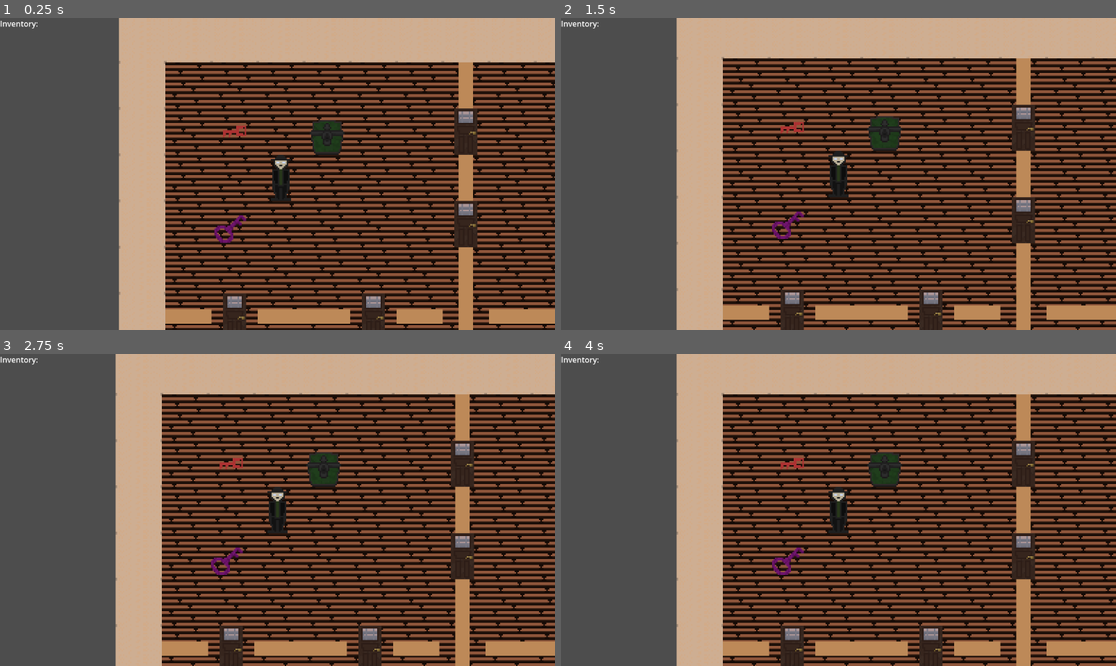
Above: before the commit, frames 1-4 (two rows, left to right).
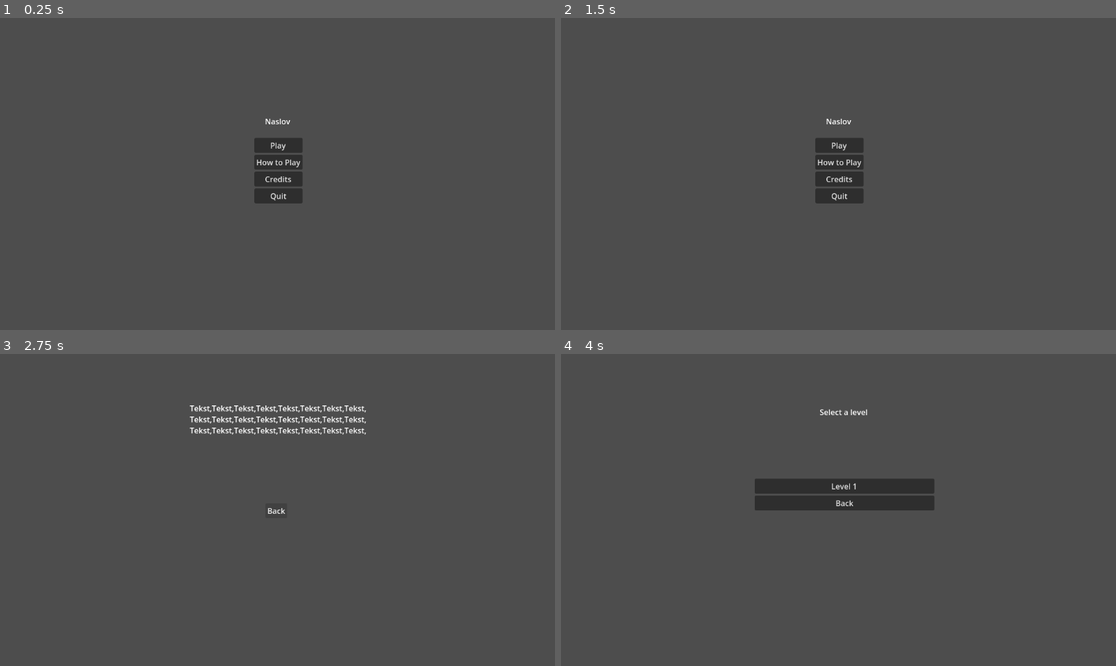
Above: after the commit, the same moments.

Repository: Akarnik0/TimeGame
Game: Godot game, scene res://Scenes/Menu/menu.tscn
Same seed, same stepped clock (60 frames per second), same inputs: the game is played once before the commit and once after it. Before the commit the project starts from res://Scenes/level.tscn.
Inputs (mouse positions are in pixels of both pictures, inside the frame that each line leads up to):
- Up to frame 1 (0.25 s): no input
- Up to frame 2 (1.5 s): click (838, 161) at 0.5 s, where only the run after the commit has a clickable "How to Play"; click (838, 174) at 1.25 s, where only the run after the commit has a clickable "Back"
- Up to frame 3 (2.75 s): click (277, 516) at 2 s, where only the run after the commit has a clickable "Credits"
- Up to frame 4 (4 s): click (838, 510) at 2.75 s, where only the run after the commit has a clickable "Back"; click (838, 481) at 3.5 s, where only the run after the commit has a clickable "Play"

The runs differ from the first frame. In frame 1, 78% of the frame differs, in the area x 0-100%, y 0-100%; in frame 2, 79%; in frame 3, 79%; in frame 4, 79%.

Commit message:
Dodat meni
Dugmici i nekoliko novih scena:
Meni scena
Credits Scena
How to play scena
Level Select scena
Quit dugme

Diff:
--- a/Scenes/level.tscn
+++ b/Scenes/Level/level.tscn
@@ -1,41 +1,41 @@
 [gd_scene load_steps=37 format=4 uid="uid://cnx16dmfkhusg"]
 
-[ext_resource type="Script" uid="uid://ckklj8718nab7" path="res://Scripts/LevelScripts/LevelName.gd" id="1_754fn"]
-[ext_resource type="Texture2D" uid="uid://bpibje1hbd5lv" path="res://Assets/TileAssets/DrveniPodovi.png" id="3_6y3s5"]
-[ext_resource type="Script" uid="uid://v0w8xmff0klu" path="res://Scripts/CharacterScripts/CharacterMovement.gd" id="3_81xng"]
-[ext_resource type="Texture2D" uid="uid://juvi04svfs4n" path="res://Assets/TileAssets/Zidovi.png" id="4_u0did"]
-[ext_resource type="Texture2D" uid="uid://b04kyohlxbp22" path="res://Assets/CharacterAssets/WalterWeiss.png" id="4_wqkje"]
-[ext_resource type="Texture2D" uid="uid://dcrha5lateckf" path="res://Assets/TileAssets/DrugiPodovi.png" id="5_53r2q"]
-[ext_resource type="Texture2D" uid="uid://pr7b2j3wlh1a" path="res://Assets/TileAssets/Test.png" id="6_u0did"]
-[ext_resource type="Script" uid="uid://c320y13w205iv" path="res://Scripts/CameraScripts/Camera_script.gd" id="8_crh0w"]
-[ext_resource type="PackedScene" uid="uid://ceq4ny3rxb57y" path="res://Scenes/Switch/Light_switch.tscn" id="8_vofx3"]
-[ext_resource type="Script" uid="uid://cjr0m7lhpqaaw" path="res://Scripts/GuiScripts/Gui.gd" id="9_ha31o"]
-[ext_resource type="PackedScene" uid="uid://ckjv184cin1d1" path="res://Scenes/Interact/Item.tscn" id="9_qxfql"]
-[ext_resource type="PackedScene" uid="uid://b5fhu0u18g00p" path="res://Scenes/Interact/Box.tscn" id="11_pa6b8"]
-[ext_resource type="Texture2D" uid="uid://buv8bxl5j7dhp" path="res://Assets/Item/Box/image (4).webp" id="13_nngtn"]
-[ext_resource type="PackedScene" uid="uid://143uwfw0ymrk" path="res://Scenes/Interact/door.tscn" id="13_pa6b8"]
-[ext_resource type="Texture2D" uid="uid://kthk54xq4sl3" path="res://Assets/Item/Box/image.webp" id="14_2klc5"]
-[ext_resource type="Texture2D" uid="uid://xfpwwdwvvlm" path="res://Assets/Item/Key/KeyRed.png" id="16_00k4y"]
-[ext_resource type="Texture2D" uid="uid://cs05x4wkv0sqx" path="res://Assets/Item/Key/KeyGreen.png" id="16_nngtn"]
-[ext_resource type="Texture2D" uid="uid://bmrqodohmguvd" path="res://Assets/Item/Box/image (2).webp" id="17_nngtn"]
-[ext_resource type="Texture2D" uid="uid://wd5yu26wib2" path="res://Assets/Item/Key/KeyPurple.png" id="18_3a44l"]
-[ext_resource type="Texture2D" uid="uid://csyth6vu4e7xn" path="res://Assets/Item/Box/image (3).webp" id="19_0cmrb"]
-[ext_resource type="Texture2D" uid="uid://cnfbq5funtjhd" path="res://Assets/Item/Key/KeyOrange.png" id="19_00k4y"]
-[ext_resource type="PackedScene" uid="uid://lhunmjjpu43q" path="res://Scenes/Switch/blocker.tscn" id="20_3a44l"]
-[ext_resource type="Texture2D" uid="uid://bmxo4e3orejf7" path="res://Assets/Item/RedKey.png" id="20_pnhnk"]
-[ext_resource type="Texture2D" uid="uid://bc7hnu55ynljp" path="res://Assets/Item/Box/image (1).webp" id="22_6y3s5"]
-[ext_resource type="Texture2D" uid="uid://bo4wi7wpem2dn" path="res://Assets/Item/Special/Hammer.png" id="26_bp4cd"]
-[ext_resource type="PackedScene" uid="uid://bpfqk5a8vfod5" path="res://Scenes/Interact/Machine.tscn" id="26_u0did"]
+[ext_resource type="Script" uid="uid://ckklj8718nab7" path="res://Scripts/LevelScripts/LevelName.gd" id="1_ys8ws"]
+[ext_resource type="Script" uid="uid://cjr0m7lhpqaaw" path="res://Scripts/GuiScripts/Gui.gd" id="2_uoegf"]
+[ext_resource type="Texture2D" uid="uid://bpibje1hbd5lv" path="res://Assets/TileAssets/DrveniPodovi.png" id="3_1iivn"]
+[ext_resource type="Texture2D" uid="uid://juvi04svfs4n" path="res://Assets/TileAssets/Zidovi.png" id="4_sfk2b"]
+[ext_resource type="Texture2D" uid="uid://dcrha5lateckf" path="res://Assets/TileAssets/DrugiPodovi.png" id="5_hgy28"]
+[ext_resource type="Texture2D" uid="uid://pr7b2j3wlh1a" path="res://Assets/TileAssets/Test.png" id="6_wl3kh"]
+[ext_resource type="Script" uid="uid://c320y13w205iv" path="res://Scripts/CameraScripts/Camera_script.gd" id="7_6y0s5"]
+[ext_resource type="Script" uid="uid://v0w8xmff0klu" path="res://Scripts/CharacterScripts/CharacterMovement.gd" id="8_yihsj"]
+[ext_resource type="Texture2D" uid="uid://b04kyohlxbp22" path="res://Assets/CharacterAssets/WalterWeiss.png" id="9_ygpw5"]
+[ext_resource type="PackedScene" uid="uid://143uwfw0ymrk" path="res://Scenes/Interact/door.tscn" id="10_f7j76"]
+[ext_resource type="PackedScene" uid="uid://lhunmjjpu43q" path="res://Scenes/Switch/blocker.tscn" id="11_ssheq"]
+[ext_resource type="PackedScene" uid="uid://b5fhu0u18g00p" path="res://Scenes/Interact/Box.tscn" id="12_su05j"]
+[ext_resource type="Texture2D" uid="uid://kthk54xq4sl3" path="res://Assets/Item/Box/image.webp" id="13_ih8ps"]
+[ext_resource type="PackedScene" uid="uid://ckjv184cin1d1" path="res://Scenes/Interact/Item.tscn" id="14_m8y2x"]
+[ext_resource type="Texture2D" uid="uid://cs05x4wkv0sqx" path="res://Assets/Item/Key/KeyGreen.png" id="15_qm3pd"]
+[ext_resource type="Texture2D" uid="uid://bmrqodohmguvd" path="res://Assets/Item/Box/image (2).webp" id="16_g3aax"]
+[ext_resource type="Texture2D" uid="uid://wd5yu26wib2" path="res://Assets/Item/Key/KeyPurple.png" id="17_lbekk"]
+[ext_resource type="Texture2D" uid="uid://csyth6vu4e7xn" path="res://Assets/Item/Box/image (3).webp" id="18_jasna"]
+[ext_resource type="Texture2D" uid="uid://bmxo4e3orejf7" path="res://Assets/Item/RedKey.png" id="19_hynxt"]
+[ext_resource type="Texture2D" uid="uid://bo4wi7wpem2dn" path="res://Assets/Item/Special/Hammer.png" id="20_fnhwx"]
+[ext_resource type="Texture2D" uid="uid://cnfbq5funtjhd" path="res://Assets/Item/Key/KeyOrange.png" id="21_3gwcl"]
+[ext_resource type="Texture2D" uid="uid://bc7hnu55ynljp" path="res://Assets/Item/Box/image (1).webp" id="22_jmcvt"]
+[ext_resource type="PackedScene" uid="uid://ceq4ny3rxb57y" path="res://Scenes/Switch/Light_switch.tscn" id="23_x6hvv"]
+[ext_resource type="Texture2D" uid="uid://buv8bxl5j7dhp" path="res://Assets/Item/Box/image (4).webp" id="24_t5mpo"]
+[ext_resource type="Texture2D" uid="uid://xfpwwdwvvlm" path="res://Assets/Item/Key/KeyRed.png" id="25_tml7c"]
+[ext_resource type="PackedScene" uid="uid://bpfqk5a8vfod5" path="res://Scenes/Interact/Machine.tscn" id="26_27i8q"]
 
 [sub_resource type="TileSetAtlasSource" id="TileSetAtlasSource_luodc"]
-texture = ExtResource("3_6y3s5")
+texture = ExtResource("3_1iivn")
 texture_region_size = Vector2i(32, 32)
 1:0/0 = 0
 2:0/0 = 0
 0:0/0 = 0
 
 [sub_resource type="TileSetAtlasSource" id="TileSetAtlasSource_1cgv8"]
-texture = ExtResource("4_u0did")
+texture = ExtResource("4_sfk2b")
 texture_region_size = Vector2i(32, 32)
 0:0/0 = 0
 0:0/0/physics_layer_0/polygon_0/points = PackedVector2Array(-16, -16, 16, -16, 16, 16, -16, 16)
--- /dev/null
+++ b/Scenes/Menu/Credits.tscn
@@ -0,0 +1,37 @@
+[gd_scene load_steps=2 format=3 uid="uid://0txgblv6c5be"]
+
+[ext_resource type="Script" uid="uid://c1myy75hy6hdj" path="res://Scripts/Menu/Credits.gd" id="1_6wcx4"]
+
+[node name="Credits" type="Control"]
+layout_mode = 3
+anchors_preset = 15
+anchor_right = 1.0
+anchor_bottom = 1.0
+grow_horizontal = 2
+grow_vertical = 2
+script = ExtResource("1_6wcx4")
+
+[node name="RichTextLabel" type="RichTextLabel" parent="."]
+layout_mode = 0
+offset_left = -157.0
+offset_top = -209.0
+offset_right = 215.0
+offset_bottom = -25.0
+text = "Tekst,Tekst,Tekst,Tekst,Tekst,Tekst,Tekst,Tekst,Tekst,Tekst,Tekst,Tekst,Tekst,Tekst,Tekst,Tekst,Tekst,Tekst,Tekst,Tekst,Tekst,Tekst,Tekst,Tekst,"
+
+[node name="MarginContainer" type="MarginContainer" parent="."]
+layout_mode = 0
+offset_right = 40.0
+offset_bottom = 40.0
+
+[node name="VBoxContainer" type="VBoxContainer" parent="MarginContainer"]
+layout_mode = 2
+
+[node name="Back" type="Button" parent="MarginContainer/VBoxContainer"]
+layout_mode = 2
+text = "Back"
+
+[node name="Camera2D" type="Camera2D" parent="."]
+position = Vector2(25, 14)
+
+[connection signal="pressed" from="MarginContainer/VBoxContainer/Back" to="." method="_on_back_pressed"]
--- /dev/null
+++ b/Scenes/Menu/HowToPlay.tscn
@@ -0,0 +1,35 @@
+[gd_scene load_steps=2 format=3 uid="uid://kqef6fpmowd1"]
+
+[ext_resource type="Script" uid="uid://dsuolssa2tim5" path="res://Scripts/Menu/HowToPlay.gd" id="1_bxjjc"]
+
+[node name="HowToPlay" type="Control"]
+layout_mode = 3
+anchors_preset = 15
+anchor_right = 1.0
+anchor_bottom = 1.0
+grow_horizontal = 2
+grow_vertical = 2
+script = ExtResource("1_bxjjc")
+
+[node name="MarginContainer" type="MarginContainer" parent="."]
+offset_right = 40.0
+offset_bottom = 40.0
+
+[node name="VBoxContainer" type="VBoxContainer" parent="MarginContainer"]
+layout_mode = 2
+
+[node name="Back" type="Button" parent="MarginContainer/VBoxContainer"]
+layout_mode = 2
+text = "Back"
+
+[node name="Camera2D" type="Camera2D" parent="."]
+position = Vector2(20, 17)
+
+[node name="RichTextLabel" type="RichTextLabel" parent="."]
+offset_left = -157.0
+offset_top = -209.0
+offset_right = 215.0
+offset_bottom = -25.0
+text = "Tekst,Tekst,Tekst,Tekst,Tekst,Tekst,Tekst,Tekst,Tekst,Tekst,Tekst,Tekst,Tekst,Tekst,Tekst,Tekst,Tekst,Tekst,Tekst,Tekst,Tekst,Tekst,Tekst,Tekst,"
+
+[connection signal="pressed" from="MarginContainer/VBoxContainer/Back" to="." method="_on_back_pressed"]
--- /dev/null
+++ b/Scenes/Menu/LevelSelect.tscn
@@ -0,0 +1,46 @@
+[gd_scene load_steps=2 format=3 uid="uid://dv3e4wkn3m80d"]
+
+[ext_resource type="Script" uid="uid://dob5otgigdet" path="res://Scripts/Menu/LevelSelect.gd" id="1_euj36"]
+
+[node name="LevelSelect" type="Control"]
+layout_mode = 3
+anchors_preset = 15
+anchor_right = 1.0
+anchor_bottom = 1.0
+offset_right = -555.0
+offset_bottom = -306.0
+grow_horizontal = 2
+grow_vertical = 2
+script = ExtResource("1_euj36")
+
+[node name="MarginContainer" type="MarginContainer" parent="."]
+offset_left = -154.0
+offset_top = -166.0
+offset_right = 219.0
+offset_bottom = 136.0
+
+[node name="VBoxContainer" type="VBoxContainer" parent="MarginContainer"]
+layout_mode = 2
+alignment = 1
+
+[node name="Level1" type="Button" parent="MarginContainer/VBoxContainer"]
+layout_mode = 2
+size_flags_vertical = 0
+text = "Level 1"
+
+[node name="Back" type="Button" parent="MarginContainer/VBoxContainer"]
+layout_mode = 2
+text = "Back"
+
+[node name="Camera2D" type="Camera2D" parent="."]
+position = Vector2(20, 17)
+
+[node name="RichTextLabel" type="RichTextLabel" parent="."]
+offset_left = -19.0
+offset_top = -198.0
+offset_right = 89.0
+offset_bottom = -168.0
+text = "Select a level"
+
+[connection signal="pressed" from="MarginContainer/VBoxContainer/Level1" to="." method="_on_level_1_pressed"]
+[connection signal="pressed" from="MarginContainer/VBoxContainer/Back" to="." method="_on_button_pressed"]
--- /dev/null
+++ b/Scenes/Menu/menu.tscn
@@ -0,0 +1,52 @@
+[gd_scene load_steps=2 format=3 uid="uid://dhbnkmjgmli3w"]
+
+[ext_resource type="Script" uid="uid://c3ugokqfyv2pt" path="res://Scripts/Menu/menu.gd" id="1_cqskg"]
+
+[node name="Menu" type="Control"]
+layout_mode = 3
+anchors_preset = 15
+anchor_right = 1.0
+anchor_bottom = 1.0
+grow_horizontal = 2
+grow_vertical = 2
+script = ExtResource("1_cqskg")
+
+[node name="MarginContainer" type="MarginContainer" parent="."]
+layout_mode = 0
+offset_right = 40.0
+offset_bottom = 40.0
+
+[node name="VBoxContainer" type="VBoxContainer" parent="MarginContainer"]
+layout_mode = 2
+
+[node name="Play" type="Button" parent="MarginContainer/VBoxContainer"]
+layout_mode = 2
+text = "Play"
+
+[node name="HowToPlay" type="Button" parent="MarginContainer/VBoxContainer"]
+layout_mode = 2
+text = "How to Play"
+
+[node name="Credits" type="Button" parent="MarginContainer/VBoxContainer"]
+layout_mode = 2
+text = "Credits"
+
+[node name="Quit" type="Button" parent="MarginContainer/VBoxContainer"]
+layout_mode = 2
+text = "Quit"
+
+[node name="Camera2D" type="Camera2D" parent="."]
+position = Vector2(48, 75)
+
+[node name="RichTextLabel" type="RichTextLabel" parent="."]
+layout_mode = 0
+offset_left = 22.0
+offset_top = -46.0
+offset_right = 81.0
+offset_bottom = -14.0
+text = "Naslov"
+
+[connection signal="pressed" from="MarginContainer/VBoxContainer/Play" to="." method="_on_play_pressed"]
+[connection signal="pressed" from="MarginContainer/VBoxContainer/HowToPlay" to="." method="_on_how_to_play_pressed"]
+[connection signal="pressed" from="MarginContainer/VBoxContainer/Credits" to="." method="_on_credits_pressed"]
+[connection signal="pressed" from="MarginContainer/VBoxContainer/Quit" to="." method="_on_quit_pressed"]
--- /dev/null
+++ b/Scripts/Menu/Credits.gd
@@ -0,0 +1,4 @@
+extends Control
+
+func _on_back_pressed():
+	get_tree().change_scene_to_file("res://Scenes/Menu/menu.tscn")
--- /dev/null
+++ b/Scripts/Menu/HowToPlay.gd
@@ -0,0 +1,4 @@
+extends Control
+
+func _on_back_pressed():
+	get_tree().change_scene_to_file("res://Scenes/Menu/menu.tscn")
--- /dev/null
+++ b/Scripts/Menu/LevelSelect.gd
@@ -0,0 +1,7 @@
+extends Control
+
+func _on_button_pressed():
+	get_tree().change_scene_to_file("res://Scenes/Menu/menu.tscn")
+
+func _on_level_1_pressed():
+	get_tree().change_scene_to_file("res://Scenes/Level/level.tscn")
--- /dev/null
+++ b/Scripts/Menu/menu.gd
@@ -0,0 +1,13 @@
+extends Control
+
+func _on_play_pressed():
+	get_tree().change_scene_to_file("res://Scenes/Menu/LevelSelect.tscn")
+
+func _on_how_to_play_pressed():
+	get_tree().change_scene_to_file("res://Scenes/Menu/HowToPlay.tscn")
+
+func _on_credits_pressed():
+	get_tree().change_scene_to_file("res://Scenes/Menu/Credits.tscn")
+
+func _on_quit_pressed():
+	get_tree().quit()
--- a/project.godot
+++ b/project.godot
@@ -11,7 +11,7 @@
 [application]
 
 config/name="TimeGame"
-run/main_scene="uid://cnx16dmfkhusg"
+run/main_scene="uid://dhbnkmjgmli3w"
 config/features=PackedStringArray("4.4", "Forward Plus")
 config/icon="res://icon.svg"
 
Not shown: 5 places in Scenes/Level/level.tscn that only renumber resources
Not shown, added: Scripts/Menu/Credits.gd.uid
Not shown, added: Scripts/Menu/HowToPlay.gd.uid
Not shown, added: Scripts/Menu/LevelSelect.gd.uid
Not shown, added: Scripts/Menu/menu.gd.uid
